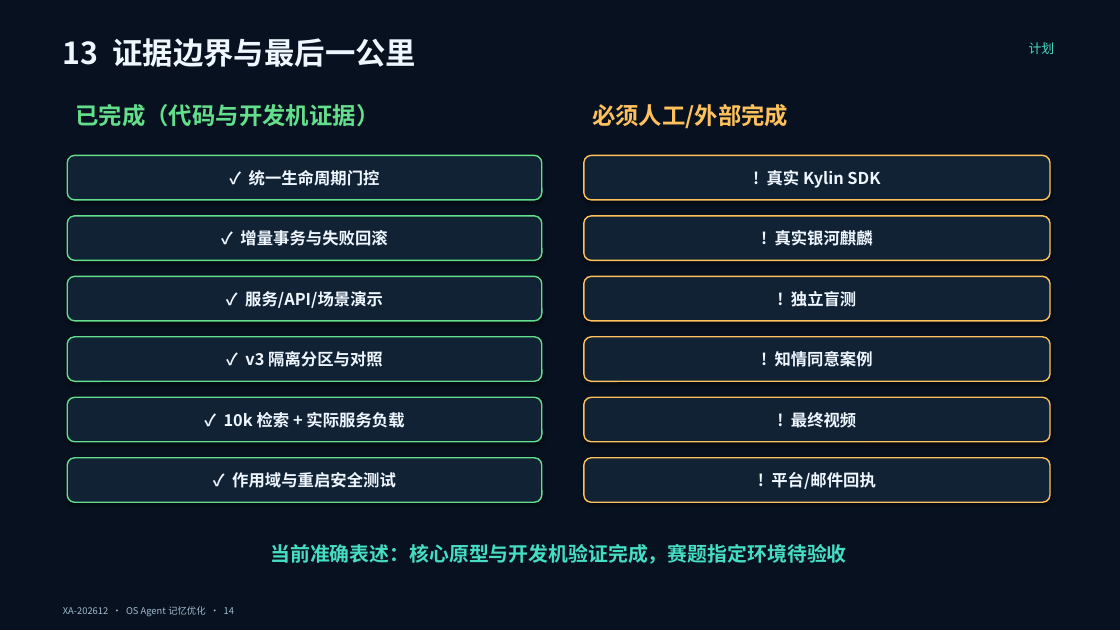
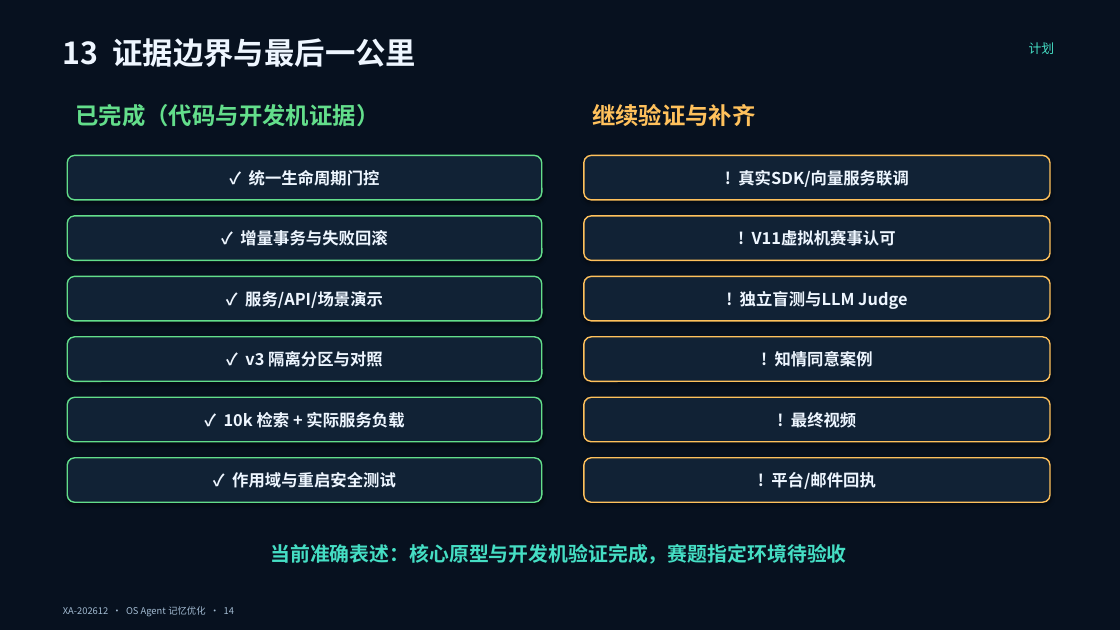
Before and after one commit to chanehwibo/tiaobei, a slide deck: slide 14 of deliverables/ppt/OS_Agent_记忆优化_答辩稿.pptx. Drawn at 1120x630 pixels with LibreOffice and Linux fonts; fonts in the diff are those of the drawing. Boxes give left, top, right and bottom in pixels: in the first picture for what was removed or moved away, otherwise in the second. Text is boxed around its words. In the diff, an @@ line names an element or a change of style, - is before the commit and + after.

```diff
--- a/deliverables/ppt/OS_Agent_记忆优化_答辩稿.pptx
+++ b/deliverables/ppt/OS_Agent_记忆优化_答辩稿.pptx
@@ text at box(592, 104, 756, 126): text changed @@
-必须人工/外部完成
+继续验证与补齐
@@ text in rounded rectangle at box(738, 170, 908, 187): text changed @@
-! 真实 Kylin SDK
+! 真实SDK/向量服务联调
@@ text in rounded rectangle at box(752, 230, 896, 246): text changed @@
-! 真实银河麒麟
+! V11虚拟机赛事认可
@@ text in rounded rectangle at box(740, 291, 907, 309): text changed @@
-! 独立盲测
+! 独立盲测与LLM Judge
```
Also in this commit, not shown: 4 other slides changed, 1 slide added, 1 slide removed, 36 other files.
